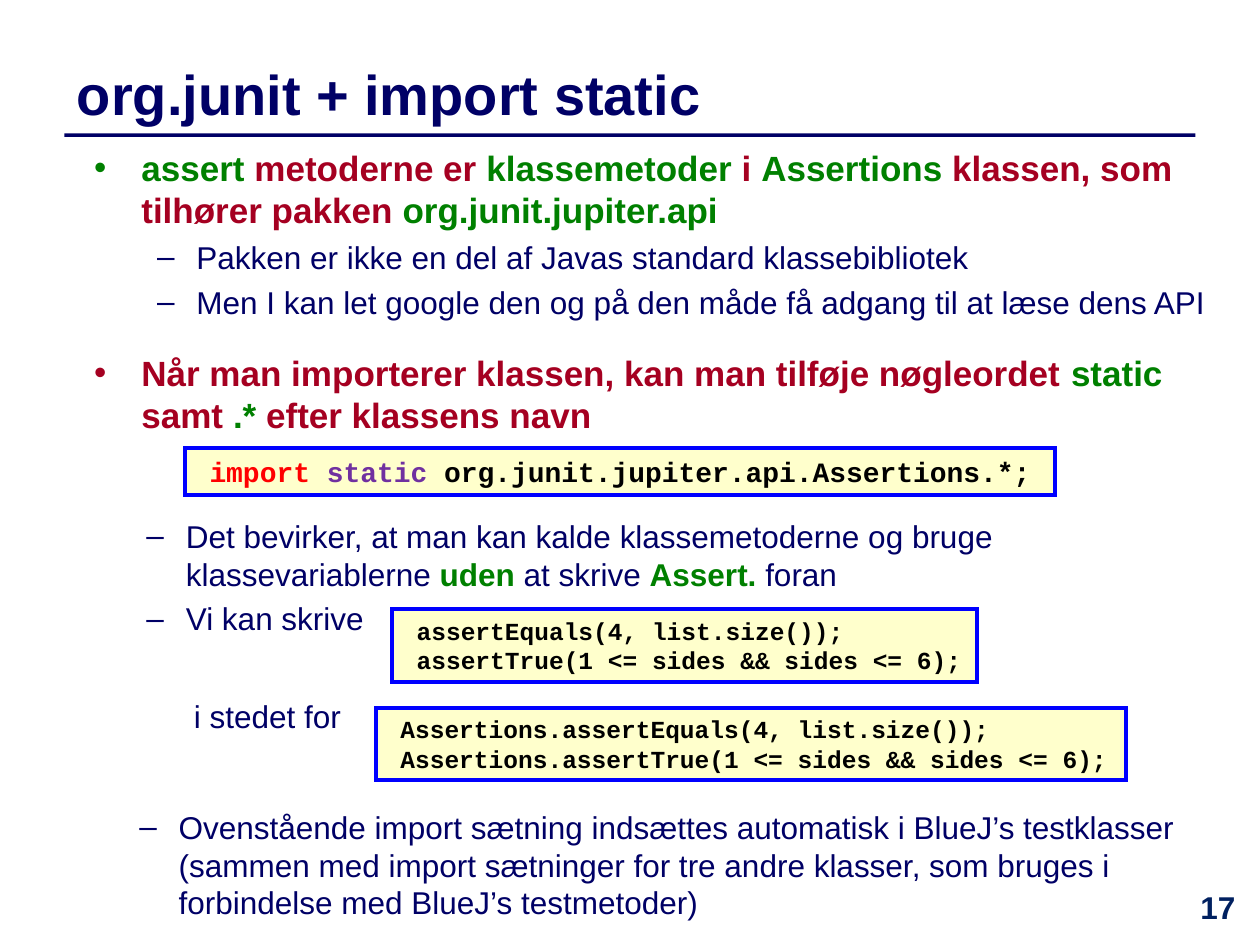
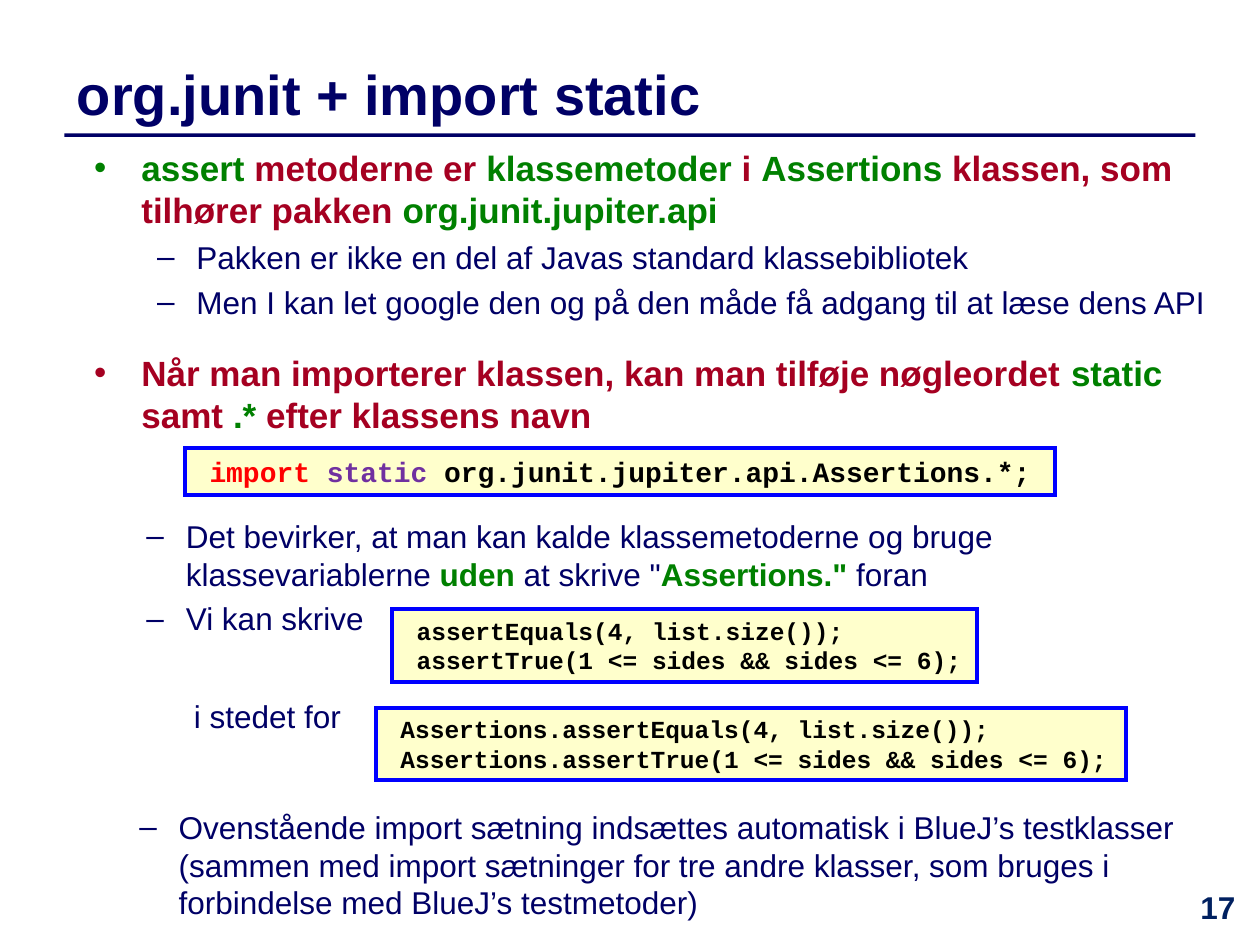
Before and after one commit to IntProgAU/Materiale, a slide deck: slide 17 of web/e21/uge_10/Slides-Uge10.pptx. Drawn at 1260x945 pixels with LibreOffice and Linux fonts; fonts in the diff are those of the drawing. Boxes give left, top, right and bottom in pixels: in the first picture for what was removed or moved away, otherwise in the second. Text is boxed around its words. In the diff, an @@ line names an element or a change of style, - is before the commit and + after.

```diff
--- a/web/e21/uge_10/Slides-Uge10.pptx
+++ b/web/e21/uge_10/Slides-Uge10.pptx
@@ text at box(186, 525, 993, 587): text changed @@
-  – Det bevirker, at man kan kalde klassemetoderne og bruge klassevariablerne uden at skrive Assert. foran
+  – Det bevirker, at man kan kalde klassemetoderne og bruge klassevariablerne uden at skrive "Assertions." foran
```
Also in this commit, not shown: 9 other slides changed, 3 other files.
